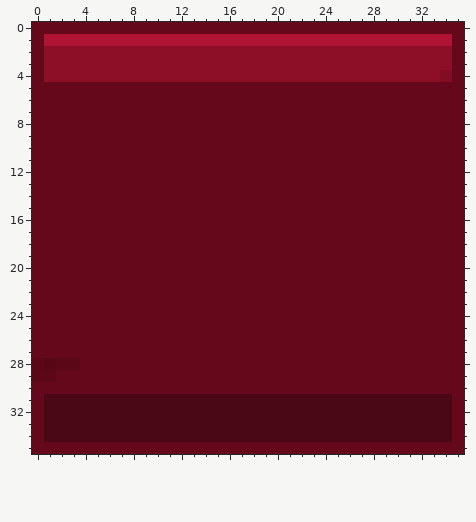
Two versions of one pixel-art sprite, red.png. Above: the version before the commit.
The file is 36x36 pixels. Colours within 5 levels of each other are drawn and written as one.
Now the later version:
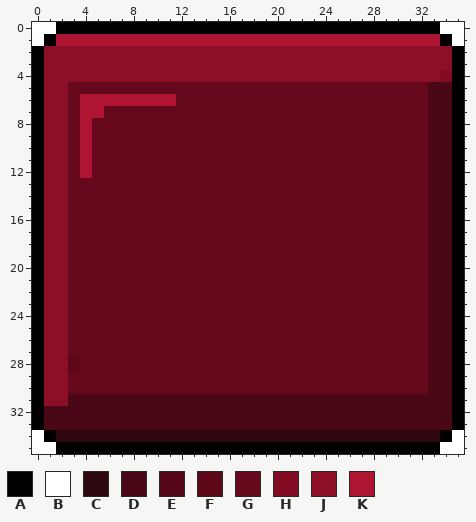
Palette (. is transparent): A #000000  B #ffffff  C #2e070f  D #4a0715  E #560717  F #5c0718  G #66081b  H #820c24  J #8c0e27  K #af1533
The exact change:
Colour A replaces colour D in row 34 at x 1 and 34.
Colour A replaces colour F in rows 28 to 29 at x 0.
Colour A replaces colour G in row 0 at x 2 to 33; in rows 2 to 27 at x 0 and 35; in rows 28 to 29 at x 35; in rows 30 to 33 at x 0 and 35; in row 35 at x 2 to 33.
Colour A replaces colour K in row 1 at x 1 and 34.
Colour B replaces colour G in row 0 at x 0 to 1 and 34 to 35; in row 1 at x 0 and 35; in row 34 at x 0 and 35; in row 35 at x 0 to 1 and 34 to 35.
Colour C replaces colour D in row 34 at x 2 to 33.
Colour D replaces colour G in rows 5 to 30 at x 33 to 34.
Colour J replaces colour D in row 31 at x 1 to 2.
Colour J replaces colour E in row 28 at x 1.
Colour J replaces colour F in row 28 at x 2; in row 29 at x 1.
Colour J replaces colour G in rows 5 to 27 at x 1 to 2; in row 29 at x 2; in row 30 at x 1 to 2.
Colour K replaces colour G in row 6 at x 4 to 11; in row 7 at x 4 to 5; in rows 8 to 12 at x 4.
Changed places in both pictures, as pixel boxes (x1, y1, x2, y2):
changed: (32, 22, 464, 454)
